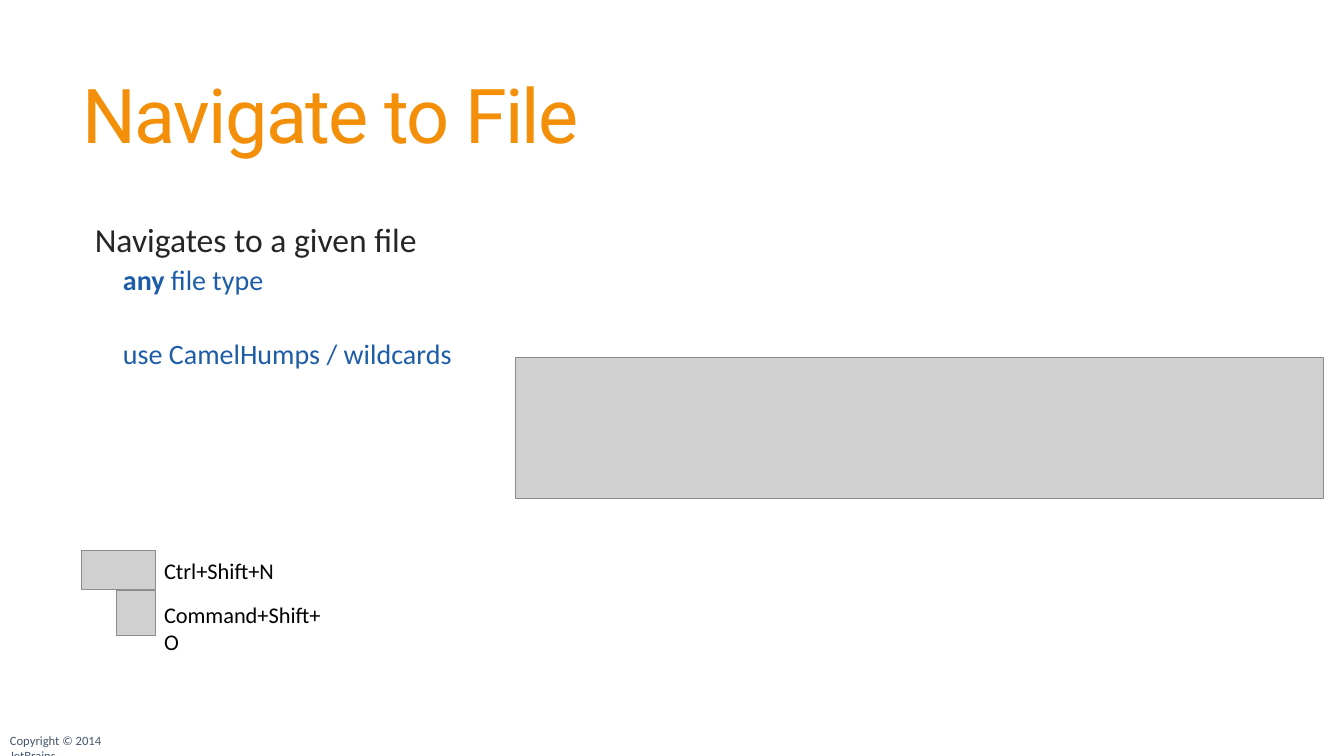
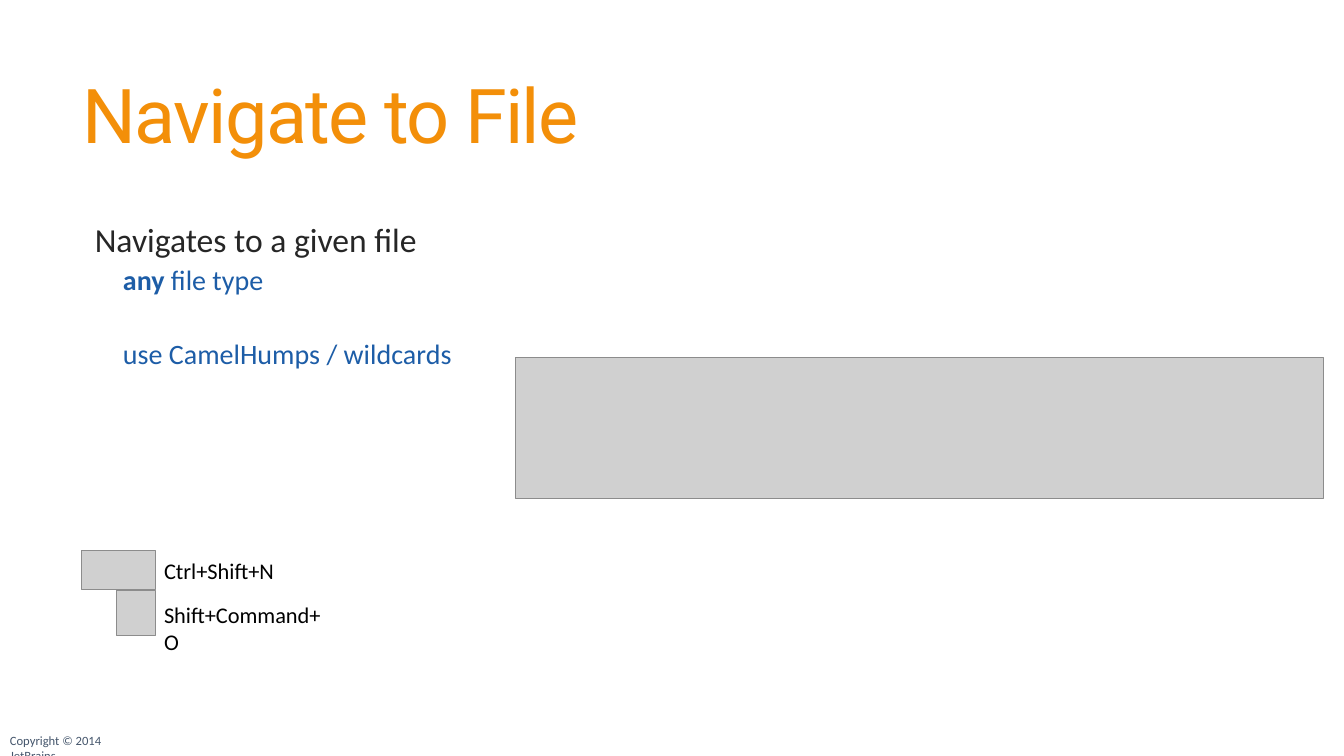
Before and after one commit to JetBrains/phpstorm-workshop, a slide deck: slide 18 of PhpStorm Workshop.pptx. Drawn at 1344x756 pixels with LibreOffice and Linux fonts; fonts in the diff are those of the drawing; grey boxes stand for pictures; background and template pictures are left out. Boxes give left, top, right and bottom in pixels: in the first picture for what was removed or moved away, otherwise in the second. Text is boxed around its words. In the diff, an @@ line names an element or a change of style, - is before the commit and + after.

```diff
--- a/PhpStorm Workshop.pptx
+++ b/PhpStorm Workshop.pptx
@@ text at <box>164,607,321,650</box>: text changed @@
-Command+Shift+O
+Shift+Command+O
```
Also in this commit, not shown: 29 other slides changed, 1 other file.
